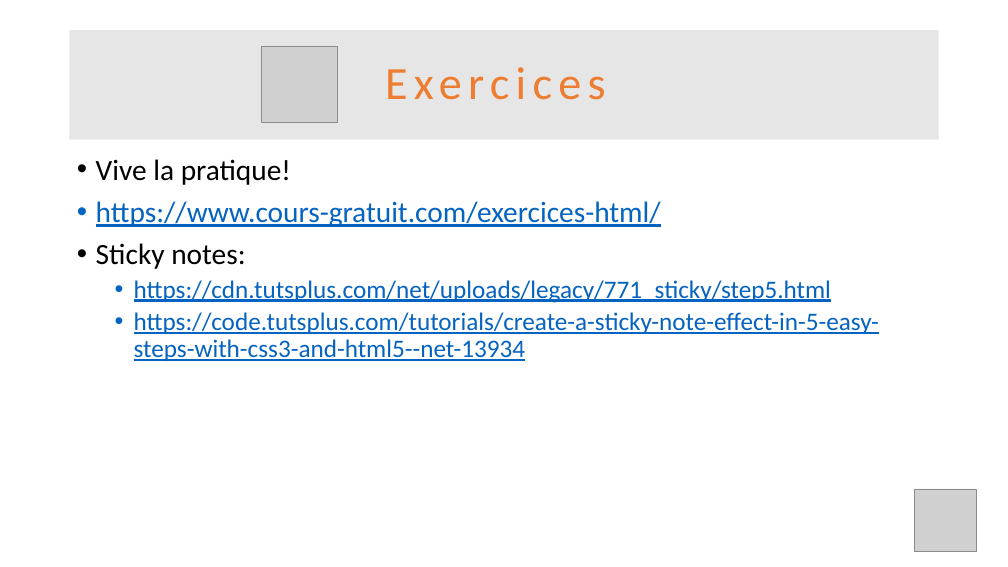
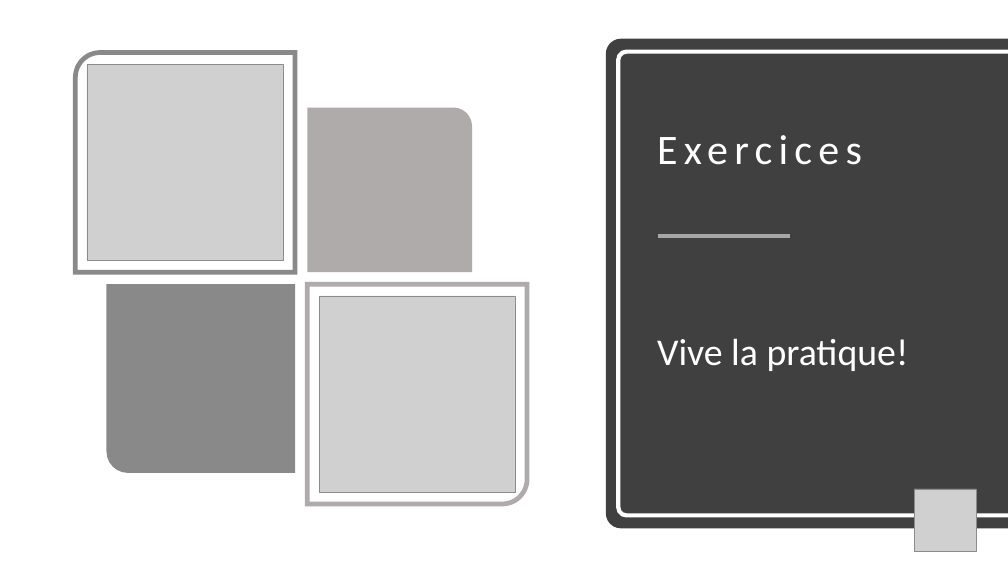
Before and after one commit to CharlotteTusset/Workshop-HTML, a slide deck: slide 17 of Matériel/Workshop - HTML.pptx (slide 18 before the commit). Drawn at 1008x567 pixels with LibreOffice and Linux fonts; fonts in the diff are those of the drawing; grey boxes stand for pictures. Boxes give left, top, right and bottom in pixels: in the first picture for what was removed or moved away, otherwise in the second. Text is boxed around its words. In the diff, an @@ line names an element or a change of style, - is before the commit and + after.

```diff
--- a/Matériel/Workshop - HTML.pptx
+++ b/Matériel/Workshop - HTML.pptx
@@ round rect added at (x1=76, y1=52, x2=296, y2=272), fill #FFFFFF, outline #898989 4.5 pt @@
@@ round same rect added at (x1=606, y1=39, x2=1008, y2=529), fill #404040 @@
@@ round same rect added at (x1=618, y1=52, x2=1008, y2=515), outline #FFFFFF 4 pt @@
@@ picture resized from (x1=262, y1=47, x2=337, y2=123) to (x1=87, y1=64, x2=284, y2=261) @@
@@ title "Exercices" moved from (x1=70, y1=30, x2=939, y2=140) to (x1=657, y1=135, x2=862, y2=165) @@
@@ title "Exercices" at (x1=657, y1=135, x2=862, y2=165): size 44 to 40 pt, text colour #ED7D31 to #FFFFFF; alignment centre to left; fill #E7E6E6 to none @@
@@ round rect added at (x1=308, y1=107, x2=473, y2=272), fill #AFABAB @@
@@ text at (x1=96, y1=201, x2=879, y2=361): paragraphs removed @@
-• https://www.cours-gratuit.com/exercices-html/
-• Sticky notes:
-  • https://cdn.tutsplus.com/net/uploads/legacy/771_sticky/step5.html
-  • https://code.tutsplus.com/tutorials/create-a-sticky-note-effect-in-5-easy-steps-with-css3-and-html5--net-13934
@@ line added from (658, 236) to (789, 236), #A6A6A6 4 pt @@
@@ text "Vive la pratique!" moved from (x1=96, y1=159, x2=879, y2=361) to (x1=657, y1=338, x2=909, y2=371) @@
@@ text "Vive la pratique!" at (x1=657, y1=338, x2=909, y2=371): size 28 to 36 pt, text colour #000000 to #FFFFFF; bullet • to none; vertical alignment top to middle @@
@@ round rect added at (x1=107, y1=284, x2=295, y2=473), fill #898989 @@
@@ round rect added at (x1=308, y1=284, x2=528, y2=504), fill #FFFFFF, outline #AFABAB 4.5 pt @@
@@ picture added at (x1=319, y1=296, x2=516, y2=492) @@
```
Also in this commit, not shown: 5 other slides changed, 8 slides removed, 3 other files.
